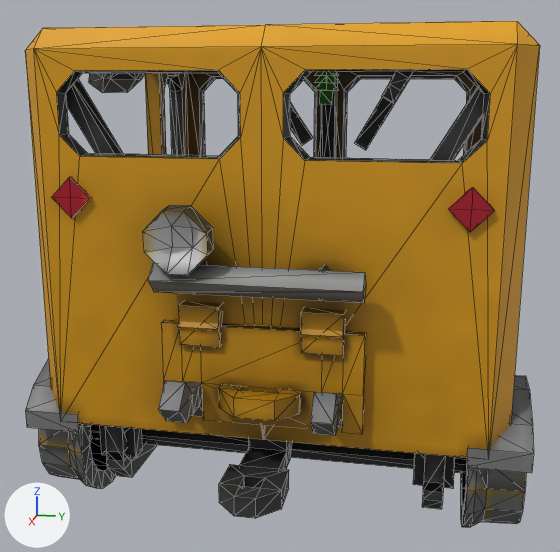
Renders of the OBJ model assets/immersiverailroading/models/rolling_stock/locomotives/mow_tspeeder/mow_tspeeder.obj from each side of a commit.
The view is the same before and after, from a 50 mm camera at (2.95, 0.49, 1.4) aimed at (0.01, -0.09, 0.66). The axes (+X, +Y, +Z) are drawn at lower left. The lights are the same throughout. Mesh edges are drawn as thin lines. Where no turn or scale is listed for an object, it has been applied to the vertices. Vertices at the same position are counted once.

In view in the first picture: 'Cube.007_Cube.005', 'Cube.026_Cube.042', 'Cube.041_Cube.1059', 'Cube.045_Cube.1052', 'Cube.313_Cube.1092', 'Cube_Cube.032', 'FRAME.001_Cube.1094', 'FRAME.002_Cube.028', 'FRAME.003_Cube.1058', 'FRAME_WHEEL_2_Circle.002', 'FULLBRIGHT_LCG_HDLT_Cube.1063', 'SHELL.002_Cube.1051'.
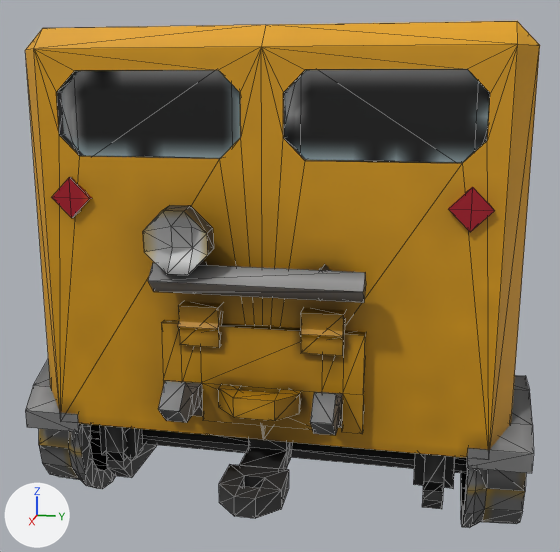
What the commit changed:
Picture 'speeder_glass.png' (img_speeder_glass_png) is new.
Material 'speeder_glass' (mat_speeder_glass) is new.
Its texture is img_speeder_glass_png.
Its roughness is 0.526.
me_cube_007_cube_005 is used by ob_cube_007_cube_005; location (0.0, 0.0, 0.0).
me_cube_007_cube_005 had 144 vertices, 192 faces and spanned x -0.75..0.75, y -0.75..0.75, z 0.94..1.44.
me_cube_007_cube_005 now has 128 vertices, 160 faces and spans x -0.75..0.75, y -0.75..0.75, z 0.94..1.44.
Part 1, on me_cube_007_cube_005:
16 vertices are removed from x 0.72, y -0.61..0.61, z 1.19..1.43.
64 faces are deleted.
32 new faces join them.
Mesh me_cube_371_cube_1238 is new.
It has 48 vertices, 36 faces and spans x -0.719..0.719, y -0.719..0.719, z 0.906..1.469.
It uses material mat_speeder_glass (picture img_speeder_glass_png).
Object 'Cube.371_Cube.1238' (ob_cube_371_cube_1238) is new; it shows me_cube_371_cube_1238.
Its location is (0.0, 0.0, 0.0).

What differs and where, as boxes (x1, y1, x2, y2) in the pictures (560 x 552 px):
'Cube.371_Cube.1238', added (black)
    after: (61, 69, 489, 162)
part 1 of me_cube_007_cube_005, cut back
    both: (56, 69, 490, 163)
'FRAME.003_Cube.1058', unchanged, covered by the edit
    before: (66, 75, 484, 160)
'Extras.Wipers_Cube.1084', unchanged, covered by the edit
    before: (290, 72, 413, 150)
